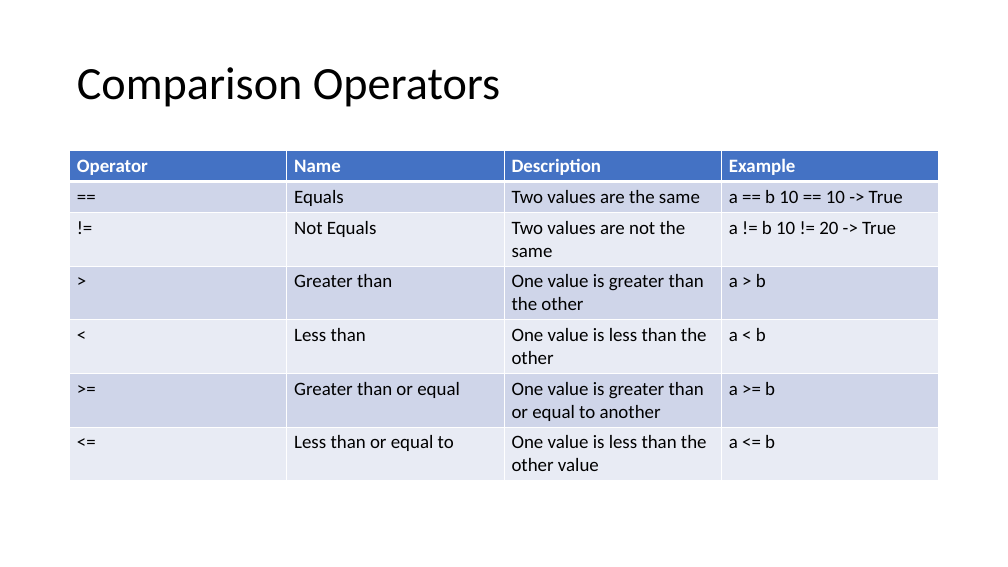
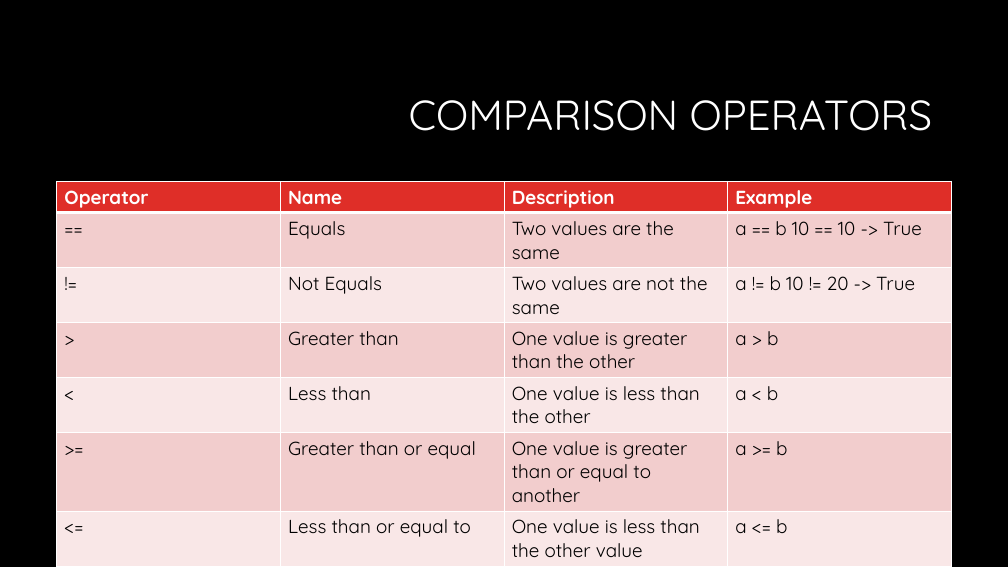
Before and after one commit to LuyangYin1/Python-for-everyone, a slide deck: slide 13 of Class-1/Python For Everyone.pptx. Drawn at 1008x567 pixels with LibreOffice and Linux fonts; fonts in the diff are those of the drawing; background and template pictures are left out. Boxes give left, top, right and bottom in pixels: in the first picture for what was removed or moved away, otherwise in the second. Text is boxed around its words. In the diff, an @@ line names an element or a change of style, - is before the commit and + after.

```diff
--- a/Class-1/Python For Everyone.pptx
+++ b/Class-1/Python For Everyone.pptx
@@ background #FFFFFF to #000000 @@
@@ title at <box>409,100,932,131</box>: text changed; size 44 to 40 pt; font Calibri to Quicksand; text colour #000000 to #FFFFFF @@
-Comparison Operators
+COMPARISON OPERATORS
@@ table at <box>57,181,952,561</box> @@
@@ fill #4472C4 to #DF2E28 in row 1 @@
@@ fill #CFD5EA to #F3CDCD in 12 cells @@
@@ fill #E9EBF5 to #F9E8E8 in 12 cells @@
@@ font Calibri to Quicksand @@
@@ table: place and size @@
-table at <box>70,151,941,477</box>
+table at <box>57,181,952,561</box>
```
Also in this commit, not shown: 15 other slides changed.
